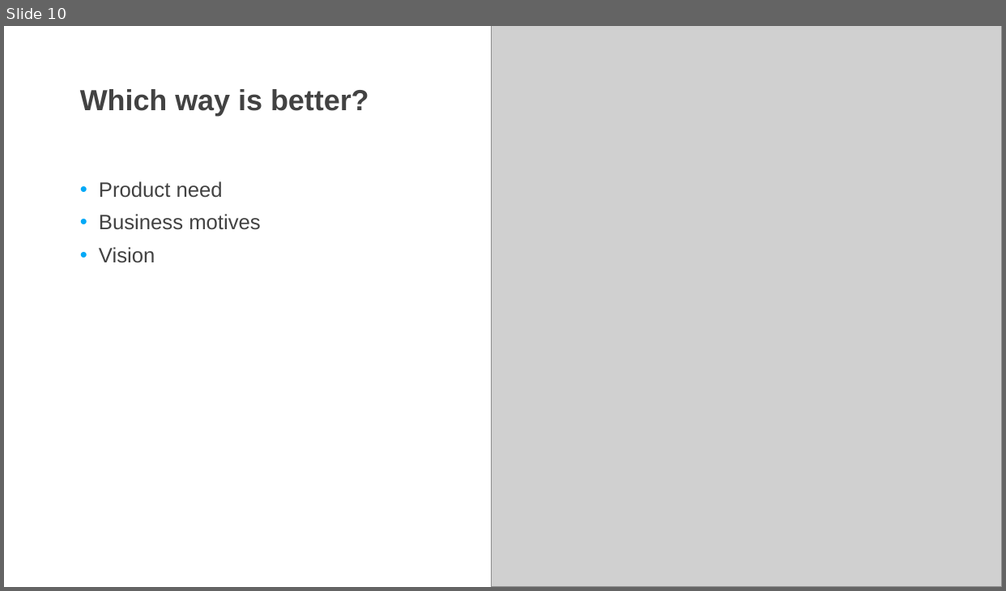
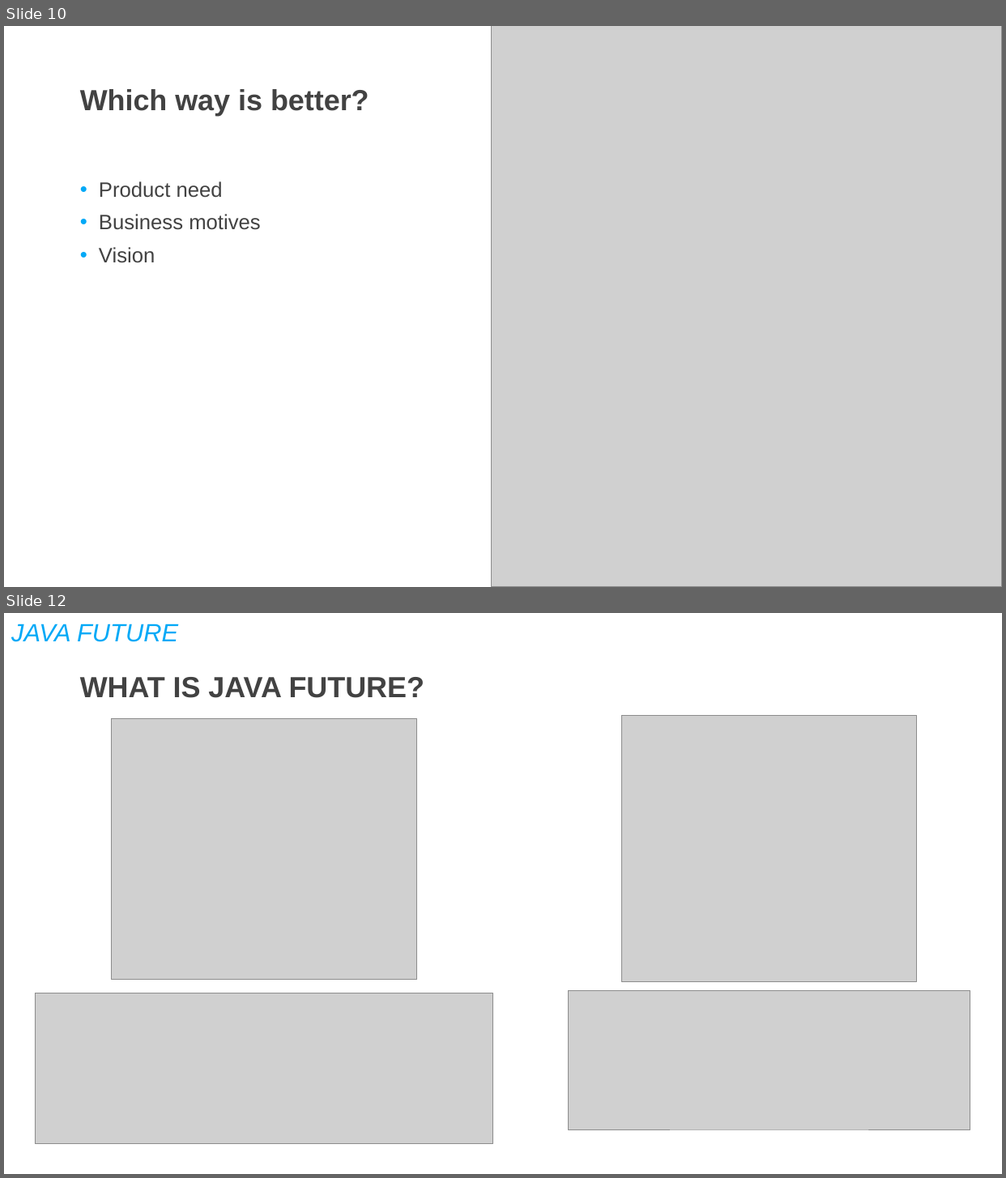
Before and after one commit to DevDay2019-AxonActive/DevDay2019---Advanced-Java, a slide deck: presentations/java_multiapi_gql.pptx. Shown one above the other, each under a label of ours: slide 10 before the commit, slides 10 and 12 after it; the slides between them are not shown. The pictures are 1006x591 and 1006x1178 pixels, drawn with LibreOffice and Linux fonts; fonts in the diff are those of the drawing; grey boxes stand for pictures; background and template pictures are left out. Boxes give left, top, right and bottom in pixels: in the first picture for what was removed or moved away, otherwise in the second. Text is boxed around its words. In the diff, an @@ line names an element or a change of style, - is before the commit and + after.

Commit message:
add slide for java future

```diff
--- a/presentations/java_multiapi_gql.pptx
+++ b/presentations/java_multiapi_gql.pptx
@@ slide 12 added at [4,613,1002,1174], background picture (left out) @@
@@ text added at [11,624,178,642], 24 pt, text #02A9F7, italic @@
+JAVA FUTURE
@@ text added at [80,677,424,698], 28 pt, text #424242, bold @@
+WHAT IS JAVA FUTURE?
@@ picture added at [111,719,416,980] @@
@@ picture added at [621,716,918,982] @@
@@ picture added at [36,994,493,1144] @@
@@ picture added at [569,990,971,1130] @@
```
Also in this commit, not shown: 3 other slides added.
